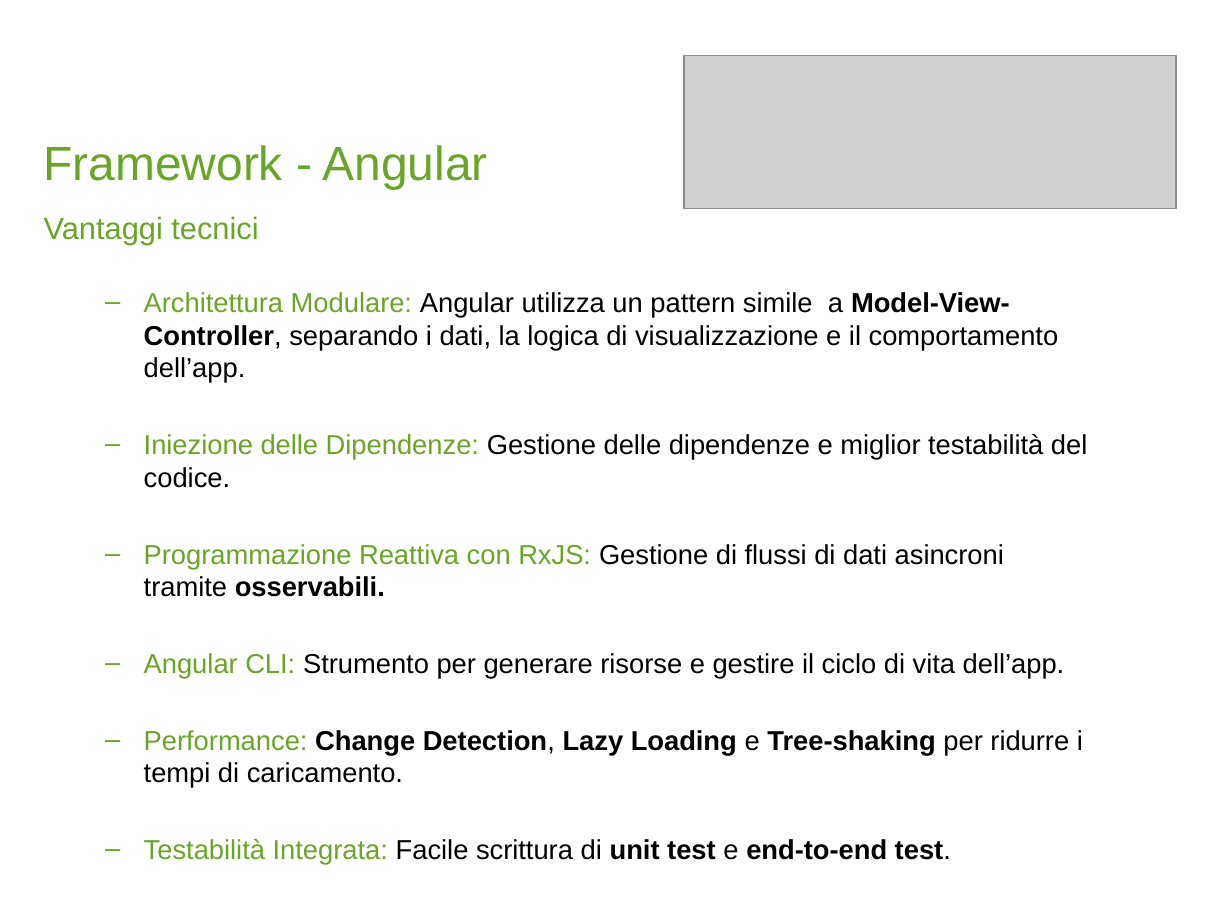
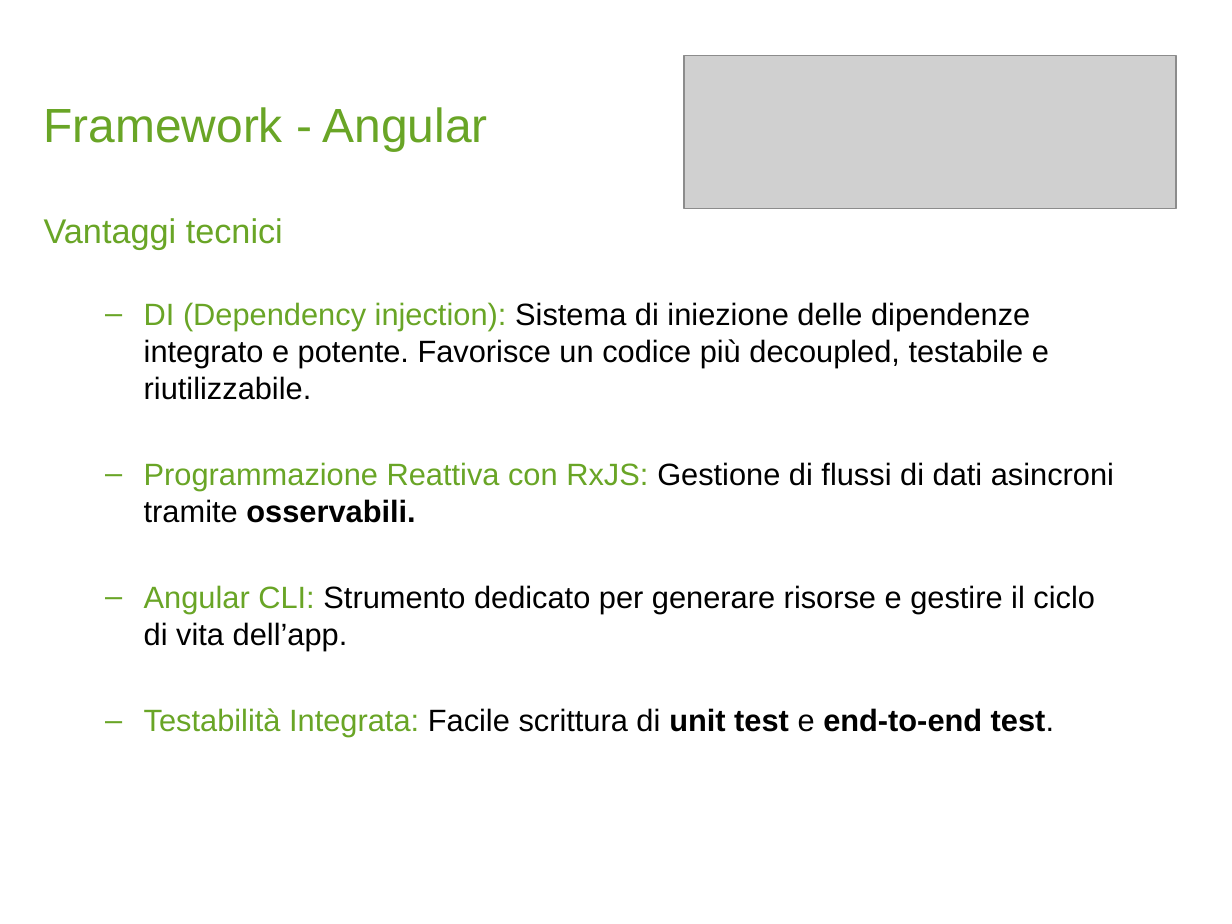
Before and after one commit to LorussoMarco/PostmanAngular, a slide deck: slide 5 of ClientHTTP-WebApplication.pptx. Drawn at 1232x924 pixels with LibreOffice and Linux fonts; fonts in the diff are those of the drawing; grey boxes stand for pictures; background and template pictures are left out. Boxes give left, top, right and bottom in pixels: in the first picture for what was removed or moved away, otherwise in the second. Text is boxed around its words. In the diff, an @@ line names an element or a change of style, - is before the commit and + after.

```diff
--- a/ClientHTTP-WebApplication.pptx
+++ b/ClientHTTP-WebApplication.pptx
@@ text "Framework - Angular" moved from (x1=44, y1=145, x2=488, y2=189) to (x1=44, y1=107, x2=488, y2=151) @@
@@ text at (x1=44, y1=218, x2=1114, y2=737): size 18 to 20 pt in "Vantaggi tecnici"; size 16 to 18 pt in "Programmazione Reattiva con RxJS: Gestione di flussi ...", "Testabilità Integrata: Facile scrittura di unit test ..." @@
@@ text at (x1=144, y1=302, x2=1049, y2=400): text changed; size 16 to 18 pt @@
-  – Architettura Modulare: Angular utilizza un pattern simile a Model-View-Controller, separando i dati, la logica di visualizzazione e il comportamento dell’app.
-  – Iniezione delle Dipendenze: Gestione delle dipendenze e miglior testabilità del codice.
+  – DI (Dependency injection): Sistema di iniezione delle dipendenze integrato e potente. Favorisce un codice più decoupled, testabile e riutilizzabile.
@@ text at (x1=144, y1=585, x2=1095, y2=651): text changed; size 16 to 18 pt @@
-  – Angular CLI: Strumento per generare risorse e gestire il ciclo di vita dell’app.
-  – Performance: Change Detection, Lazy Loading e Tree-shaking per ridurre i tempi di caricamento.
+  – Angular CLI: Strumento dedicato per generare risorse e gestire il ciclo di vita dell’app.
```
Also in this commit, not shown: 10 other slides changed.
